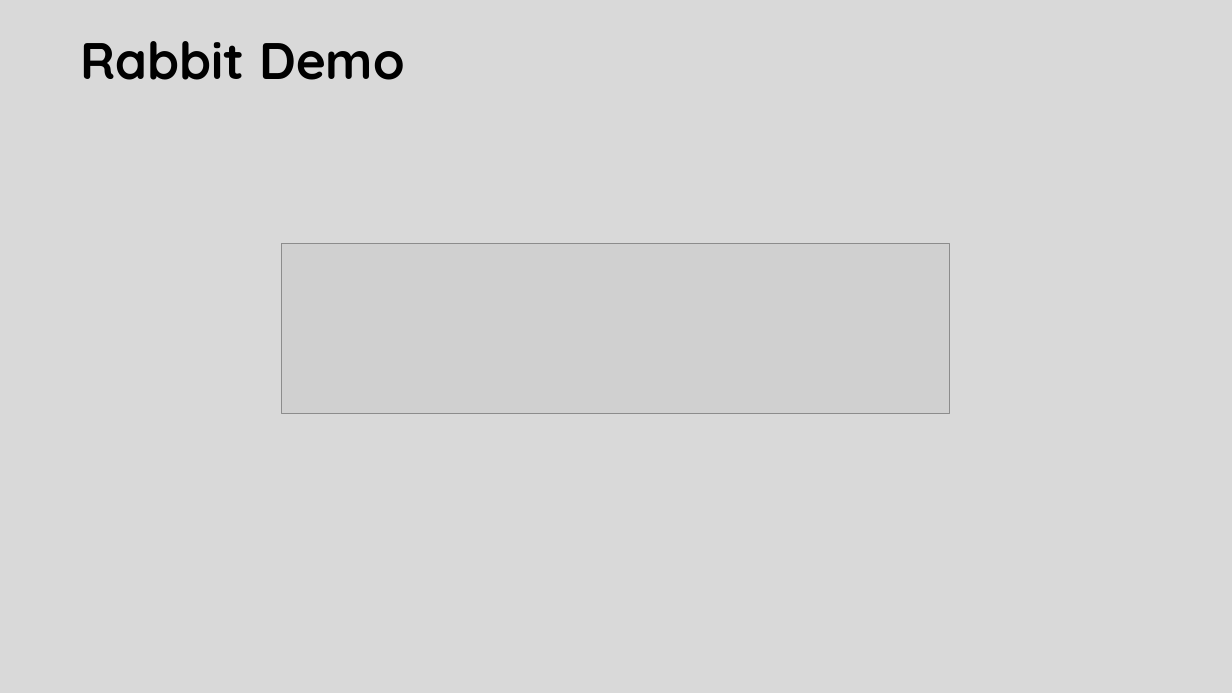
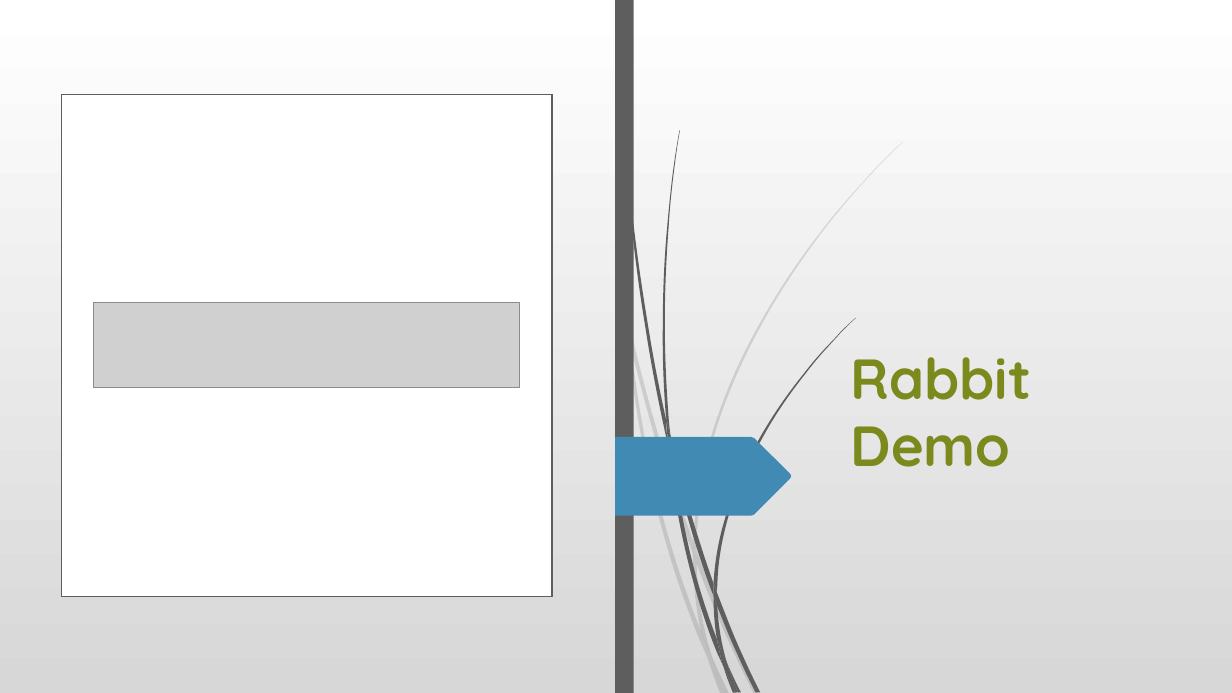
Before and after one commit to calvinmo/NTD2022, a slide deck: slide 10 of Async-Testing-NTD22-V1.pptx (slide 9 before the commit). Drawn at 1232x693 pixels with LibreOffice and Linux fonts; fonts in the diff are those of the drawing; grey boxes stand for pictures. Boxes give left, top, right and bottom in pixels: in the first picture for what was removed or moved away, otherwise in the second. Text is boxed around its words. In the diff, an @@ line names an element or a change of style, - is before the commit and + after.

```diff
--- a/Async-Testing-NTD22-V1.pptx
+++ b/Async-Testing-NTD22-V1.pptx
@@ background #D9D9D9 to gradient #FFFFFF to #D7D7D7 @@
@@ rectangle added at (0, 0, 18, 693), fill #5E5E5E @@
@@ rectangle added at (0, 0, 1232, 693), fill gradient #FFFFFF to #D7D7D7 @@
@@ rectangle added at (616, 0, 634, 693), fill #5E5E5E @@
@@ rectangle added at (62, 94, 553, 596), fill #FFFFFF, outline #5E5E5E 1 pt @@
@@ title "Rabbit Demo": place and size @@
-title "Rabbit Demo" at (81, 41, 405, 80)
+title "Rabbit Demo" at (850, 357, 1031, 467)
@@ title "Rabbit Demo" at (850, 357, 1031, 467): size 40 to 44 pt, text colour #000000 to #7D891D; vertical alignment top to bottom @@
@@ picture: place and size @@
-picture at (282, 243, 950, 413)
+picture at (94, 302, 520, 387)
@@ freeform shape added at (0, 437, 177, 516), fill #418AB3 @@
@@ freeform shape added at (616, 437, 792, 516), fill #418AB3 @@
@@ group added at (0, 261, 143, 693): 5 freeform shapes @@
@@ group added at (3, 0, 145, 692): 8 freeform shapes @@
@@ group added at (616, 141, 904, 693): 10 freeform shapes @@
@@ group added at (618, 0, 856, 693): 12 freeform shapes @@
```
Also in this commit, not shown: 12 other slides changed, 1 slide removed.
